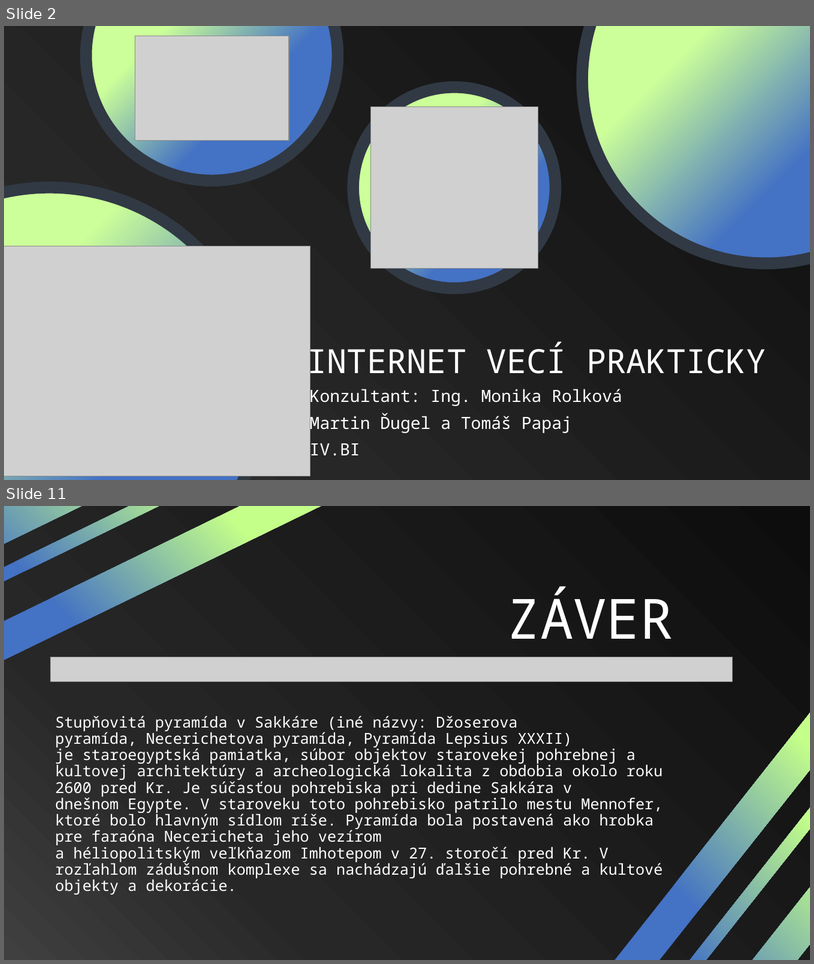
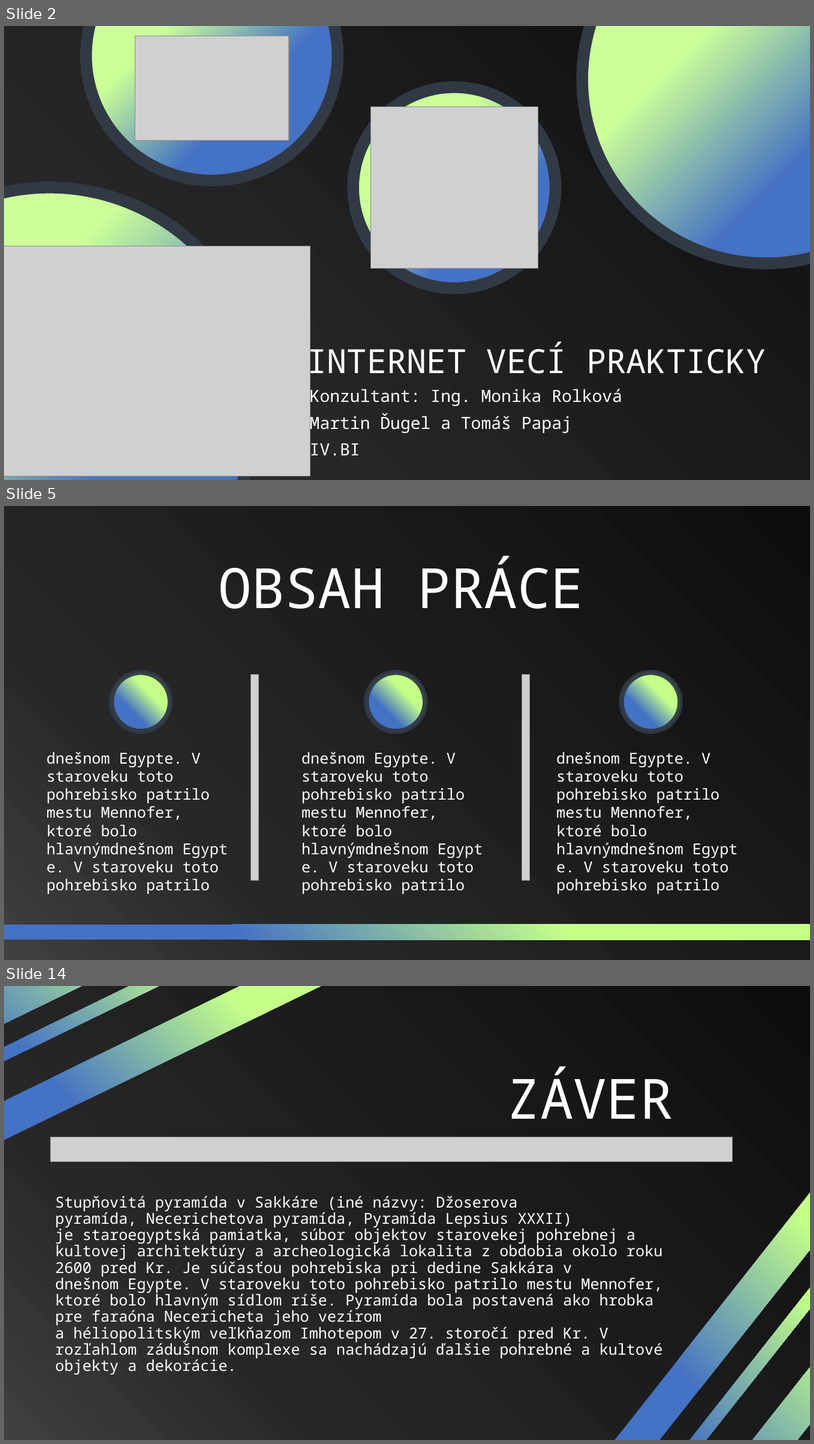
Before and after one commit to Moriacik/SOC, a slide deck: prezentácia-finálna-v2.pptx. Shown one above the other, each under a label of ours: slides 2 and 11 before the commit, slides 2, 5 and 14 after it; the slides between them are not shown. The pictures are 814x964 and 814x1444 pixels, drawn with LibreOffice and Linux fonts; fonts in the diff are those of the drawing; grey boxes stand for pictures. Boxes give left, top, right and bottom in pixels: in the first picture for what was removed or moved away, otherwise in the second. Text is boxed around its words. In the diff, an @@ line names an element or a change of style, - is before the commit and + after.

```diff
--- a/prezentácia-finálna-v2.pptx
+++ b/prezentácia-finálna-v2.pptx
@@ slide 5 added at bbox=[4, 506, 810, 960], background #FFFFFF @@
@@ rectangle added at bbox=[4, 506, 810, 960], fill gradient #0D0D0D to #272727 to #404040 @@
@@ text added at bbox=[218, 556, 584, 609], 66 pt, text #FFFFFF @@
+OBSAH PRÁCE
@@ ellipse added at bbox=[111, 672, 170, 731], fill gradient #C4FF89 to #4472C4, outline #313944 6 pt @@
@@ picture added at bbox=[251, 675, 259, 880] @@
@@ ellipse added at bbox=[367, 672, 426, 731], fill gradient #C4FF89 to #4472C4, outline #313944 6 pt @@
@@ picture added at bbox=[522, 675, 530, 880] @@
@@ ellipse added at bbox=[621, 672, 680, 731], fill gradient #C4FF89 to #4472C4, outline #313944 6 pt @@
@@ text added at bbox=[47, 751, 219, 894], 18 pt, text #FFFFFF @@
+dnešnom Egypte. V staroveku toto pohrebisko patrilo mestu Mennofer, ktoré bolo hlavnýmdnešnom Egypte. V staroveku toto pohrebisko patrilo
@@ text added at bbox=[302, 751, 474, 894], 18 pt, text #FFFFFF @@
+dnešnom Egypte. V staroveku toto pohrebisko patrilo mestu Mennofer, ktoré bolo hlavnýmdnešnom Egypte. V staroveku toto pohrebisko patrilo
@@ text added at bbox=[557, 751, 729, 894], 18 pt, text #FFFFFF @@
+dnešnom Egypte. V staroveku toto pohrebisko patrilo mestu Mennofer, ktoré bolo hlavnýmdnešnom Egypte. V staroveku toto pohrebisko patrilo
@@ rectangle added at bbox=[4, 924, 810, 939], fill gradient #C4FF89 to #4472C4 @@
@@ what was slide 11 is now slide 14 @@
```
Also in this commit, not shown: 3 slides changed, 7 other slides added, 4 slides removed.
